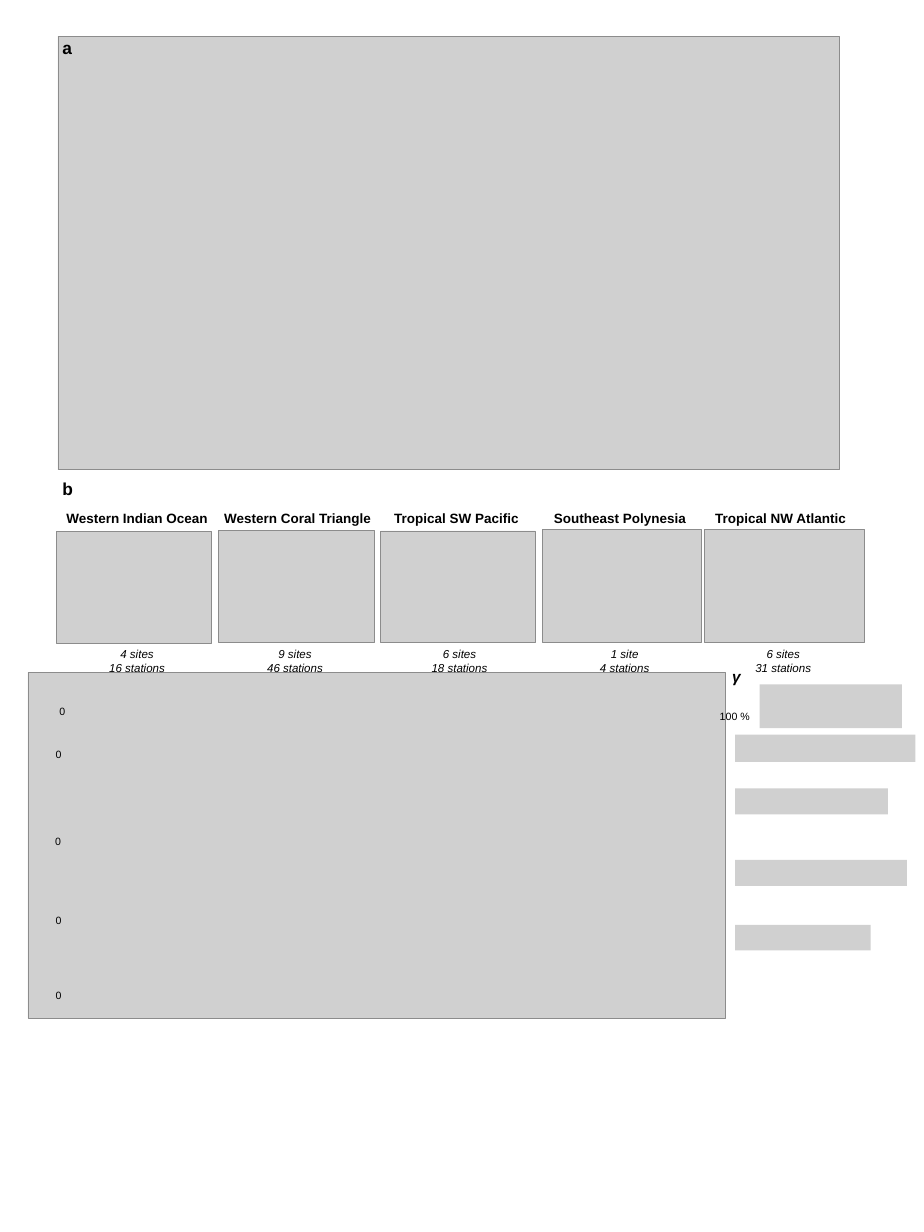
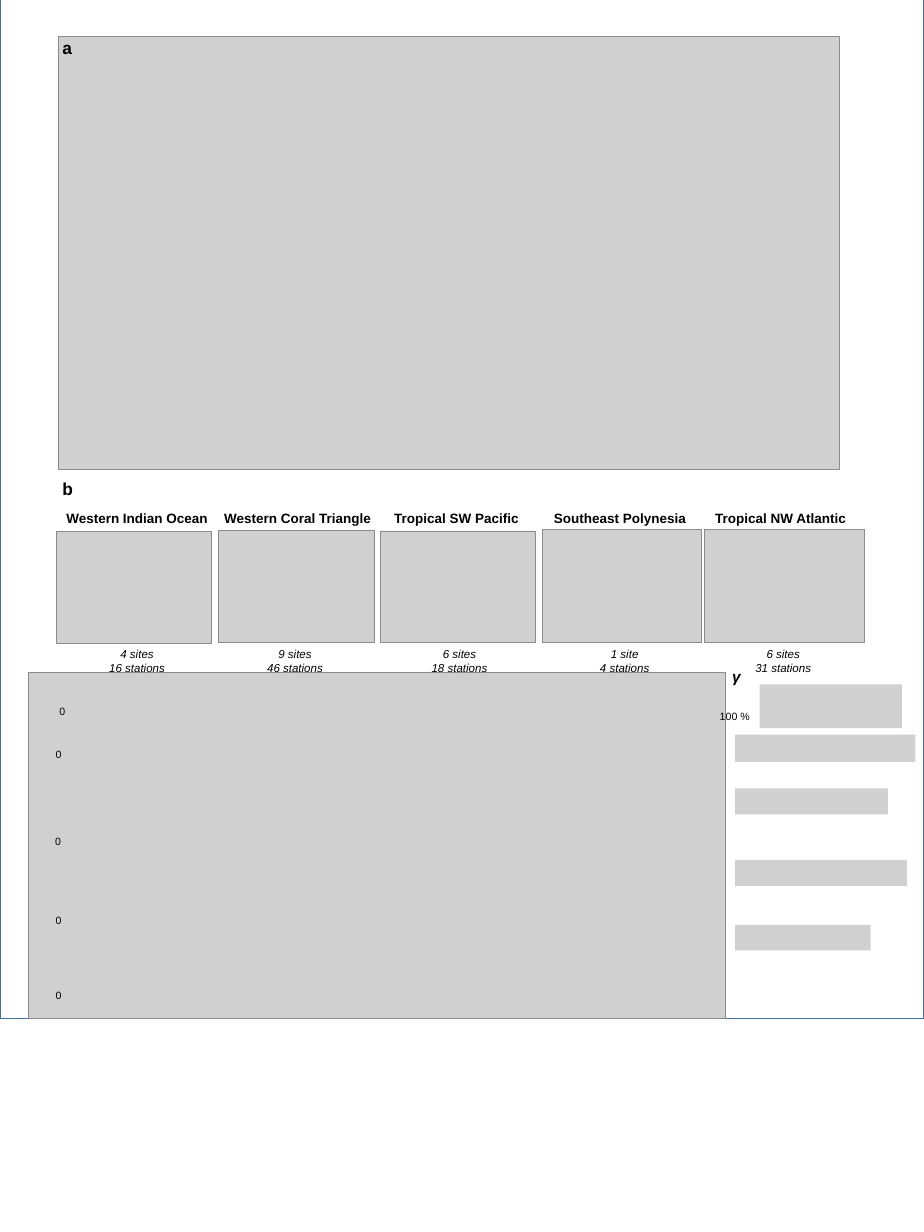
Before and after one commit to virginiemarques/Global_eDNA, a slide deck: slide 1 of outputs/00_Figures_for_paper/Figure5.pptx. Drawn at 924x1232 pixels with LibreOffice and Linux fonts; fonts in the diff are those of the drawing; grey boxes stand for pictures. Boxes give left, top, right and bottom in pixels: in the first picture for what was removed or moved away, otherwise in the second. Text is boxed around its words. In the diff, an @@ line names an element or a change of style, - is before the commit and + after.

```diff
--- a/outputs/00_Figures_for_paper/Figure5.pptx
+++ b/outputs/00_Figures_for_paper/Figure5.pptx
@@ rectangle added at (0, 0, 924, 1018), fill #FFFFFF, outline #43739E 1 pt @@
```
Also in this commit, not shown: 12 other files.
